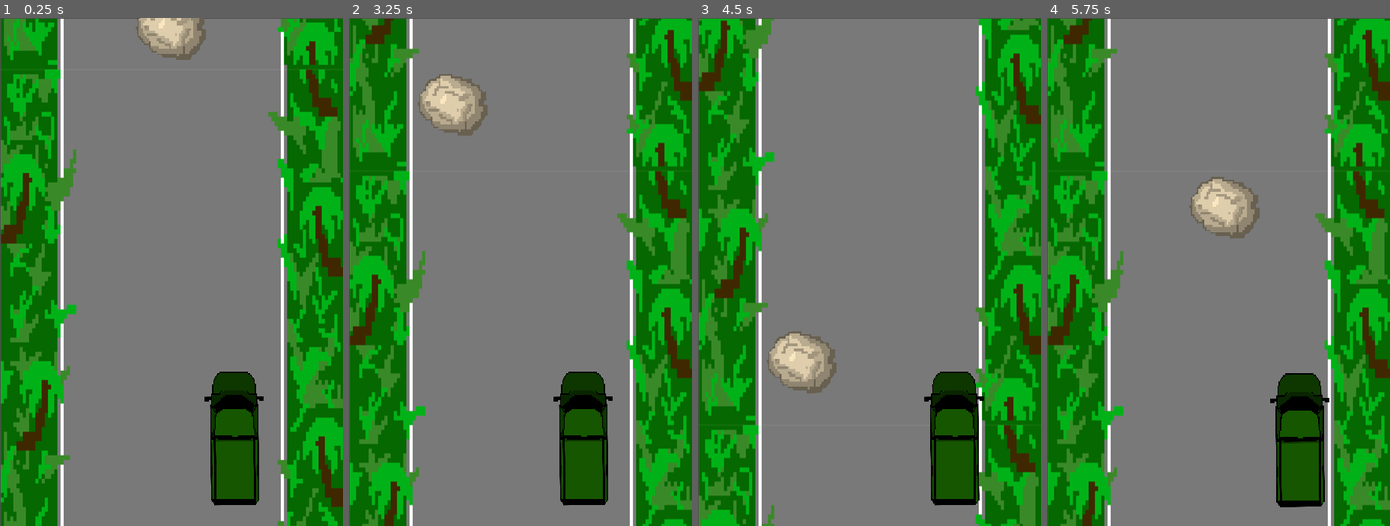
Above: before the commit, frames 1-4 (left to right).
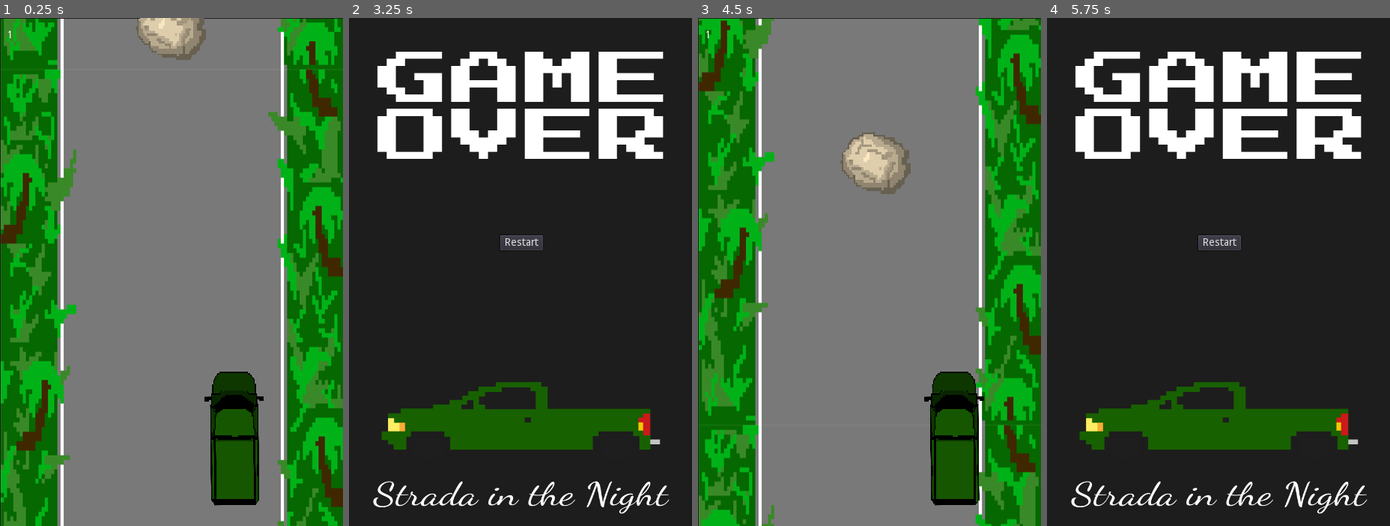
Above: after the commit, the same moments.

Repository: heroparty/strada-in-the-night
Game: Godot game, scene res://nodes/World.tscn
Two runs of this game, one before a commit and one after it. Both use one fixed random seed, a clock stepped at 60 frames per second and the inputs below.
Inputs (mouse positions are in pixels of both pictures, inside the frame that each line leads up to):
- Up to frame 1 (0.25 s): no input
- Up to frame 2 (3.25 s): click (506, 241) at 0.52 s; click (520, 241) at 1.25 s, where only the run after the commit has a clickable "Restart"; click (520, 241) at 2 s, where only the run after the commit has a clickable "Restart"; click (520, 241) at 2.75 s, where only the run after the commit has a clickable "Restart"
- Up to frame 3 (4.5 s): click (855, 241) at 3.52 s; hold Right (ui_right) from 4.28 s (still down)
- Up to frame 4 (5.75 s): release Right (ui_right) at 5.03 s; hold Left (ui_left) from 5.03 s (still down)

The runs differ from the first frame. In frame 1, 0.3% of the frame differs, in the area x 0-100%, y 0-100%; in frame 2, 99%; in frame 3, 3.2%; in frame 4, 99%.

Commit message:
feat: working but not like we wanted

Diff:
--- /dev/null
+++ b/nodes/Gameover.tscn
@@ -0,0 +1,23 @@
+[gd_scene load_steps=4 format=2]
+
+[ext_resource path="res://assets/images/gameover.png" type="Texture" id=1]
+[ext_resource path="res://src/Gameover.gd" type="Script" id=2]
+[ext_resource path="res://src/Button.gd" type="Script" id=3]
+
+[node name="Node2D" type="Node2D"]
+script = ExtResource( 2 )
+
+[node name="Sprite" type="Sprite" parent="."]
+position = Vector2( 235.123, 339.269 )
+scale = Vector2( 0.615041, 0.477541 )
+texture = ExtResource( 1 )
+
+[node name="Button" type="Button" parent="."]
+margin_left = 202.477
+margin_top = 289.856
+margin_right = 214.477
+margin_bottom = 309.856
+script = ExtResource( 3 )
+__meta__ = {
+"_edit_use_anchors_": false
+}
--- a/nodes/Rock.tscn
+++ b/nodes/Rock.tscn
@@ -20,4 +20,5 @@
 shape = SubResource( 1 )
 
 [node name="audioAcidente" type="AudioStreamPlayer" parent="."]
+pause_mode = 1
 stream = ExtResource( 3 )
--- /dev/null
+++ b/nodes/Victory.tscn
@@ -0,0 +1,21 @@
+[gd_scene load_steps=3 format=2]
+
+[ext_resource path="res://src/Button.gd" type="Script" id=1]
+[ext_resource path="res://assets/images/victory.png" type="Texture" id=2]
+
+[node name="Node2D" type="Node2D"]
+
+[node name="Sprite" type="Sprite" parent="."]
+position = Vector2( 229.255, 336.57 )
+scale = Vector2( 0.612391, 0.473926 )
+texture = ExtResource( 2 )
+
+[node name="Button" type="Button" parent="."]
+margin_left = 196.064
+margin_top = 367.189
+margin_right = 208.064
+margin_bottom = 387.189
+script = ExtResource( 1 )
+__meta__ = {
+"_edit_use_anchors_": false
+}
--- a/nodes/World.tscn
+++ b/nodes/World.tscn
@@ -1,10 +1,11 @@
-[gd_scene load_steps=8 format=2]
+[gd_scene load_steps=9 format=2]
 
 [ext_resource path="res://assets/images/biriTrab.png" type="Texture" id=1]
 [ext_resource path="res://nodes/Car.tscn" type="PackedScene" id=2]
 [ext_resource path="res://src/Spawn.gd" type="Script" id=3]
 [ext_resource path="res://src/background.gd" type="Script" id=4]
 [ext_resource path="res://assets/sounds/synthblade.ogg" type="AudioStream" id=5]
+[ext_resource path="res://nodes/Gameover.tscn" type="PackedScene" id=6]
 
 [sub_resource type="Shader" id=1]
 code = "shader_type canvas_item;
@@ -26,6 +27,8 @@
 __meta__ = {
 "_edit_vertical_guides_": [ -391.411, -388.237 ]
 }
+
+[node name="GameOver" parent="." instance=ExtResource( 6 )]
 
 [node name="background" type="TextureRect" parent="."]
 material = SubResource( 2 )
@@ -49,3 +52,13 @@
 stream = ExtResource( 5 )
 volume_db = -7.0
 autoplay = true
+
+[node name="Score" type="Label" parent="."]
+margin_left = 8.66214
+margin_top = 16.2291
+margin_right = 70.6621
+margin_bottom = 49.2291
+custom_colors/font_color = Color( 1, 1, 1, 1 )
+__meta__ = {
+"_edit_use_anchors_": false
+}
--- a/project.godot
+++ b/project.godot
@@ -19,6 +19,10 @@
 run/main_scene="res://nodes/World.tscn"
 config/icon="res://icon.png"
 
+[autoload]
+
+Variables="*res://src/variables.gd"
+
 [display]
 
 window/size/width=458
--- /dev/null
+++ b/src/Button.gd
@@ -0,0 +1,13 @@
+extends Button
+
+
+
+func _button_pressed():
+	get_tree().change_scene("res://nodes/World.tscn")
+
+func _ready():
+	var button = Button.new()
+	button.text = "Restart"
+	button.connect("pressed", self, "_button_pressed")
+	add_child(button)
+	pass
--- /dev/null
+++ b/src/Gameover.gd
@@ -0,0 +1,6 @@
+extends Node2D
+
+func _ready():
+
+
+	pass
--- /dev/null
+++ b/src/Score.gd
@@ -0,0 +1,4 @@
+extends Label
+
+func _ready():
+	pass
--- a/src/Spawn.gd
+++ b/src/Spawn.gd
@@ -2,9 +2,13 @@
 
 const rock = preload("res://nodes/Rock.tscn")
 
+var count = 0
 func _ready():
  spawn()
  pass
+
+func get_count():
+	return 'FODA-SE'
 
 func spawn():
  while true:
@@ -13,6 +17,12 @@
   var pos = Vector2()
   pos.x = rand_range(125, get_viewport().get_visible_rect().size.x-125)
   pos.y = -52
+  count+=1
+  get_node("Score").set_text(str(count))
+
+  if count == 10:
+   get_tree().change_scene("res://nodes/Victory.tscn")
+
   enemy.set_position(pos)
   get_node("container").add_child(enemy)
   yield(get_tree().create_timer(rand_range(1, 2)), "timeout")
--- a/src/rocknroll.gd
+++ b/src/rocknroll.gd
@@ -13,8 +13,4 @@
 		var info = move_and_collide(vel * delta)
 		if info:
 			if ('Car' in info.get_collider().name):
-				$audioAcidente.play()
-				hide()
-				#gameoverscreen.show()
-				#contador.parar()
-				#xesque.delhe()
+				get_tree().change_scene("res://nodes/Gameover.tscn")
--- /dev/null
+++ b/src/variables.gd
@@ -0,0 +1,6 @@
+extends Node2D
+
+var count = 0
+
+func _ready():
+	pass
Binary file added: assets/images/gameover.png
Not shown, added: assets/images/gameover.png.import
Binary file added: assets/images/victory.png
Not shown, added: assets/images/victory.png.import
